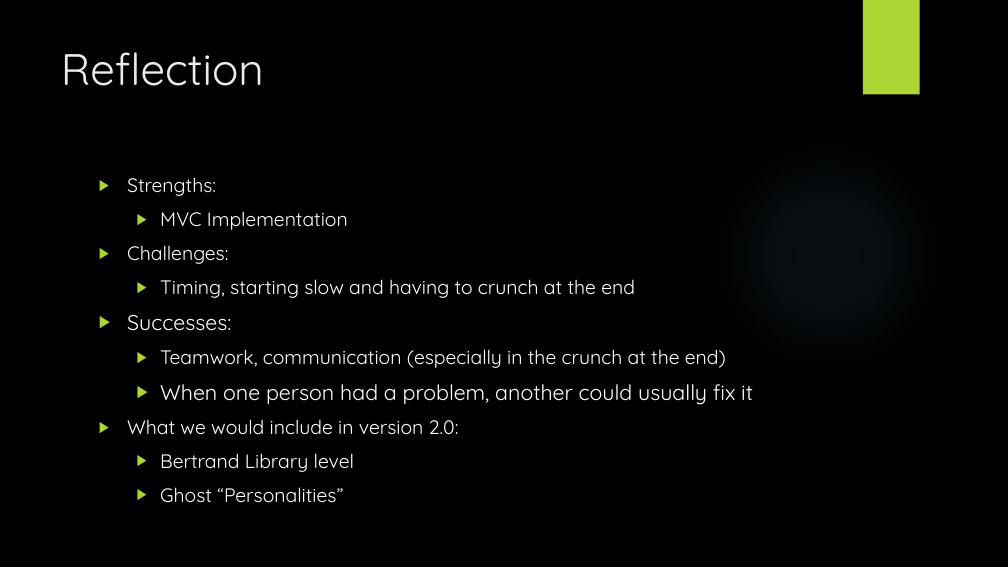
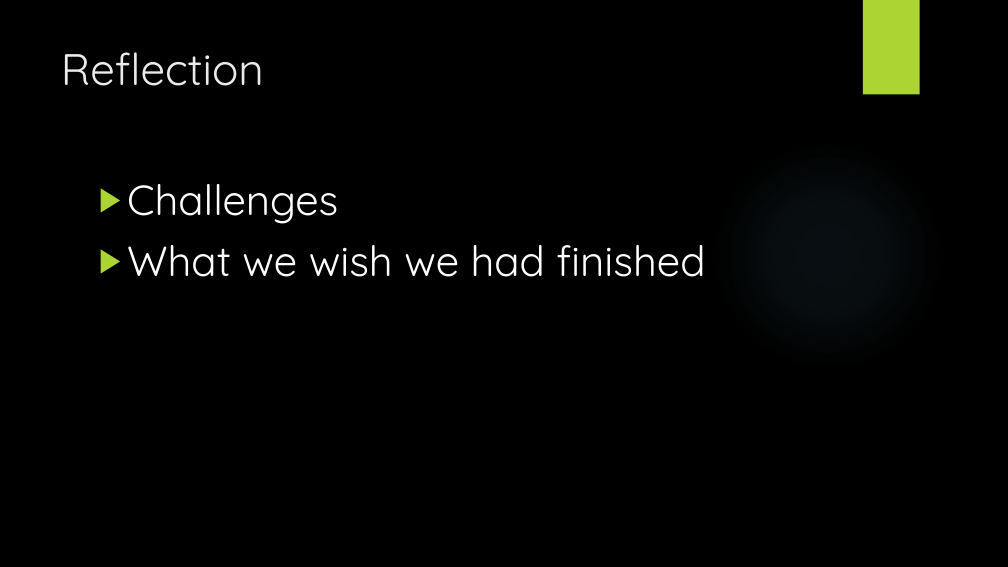
Before and after one commit to JingyiYan/Buck-Man, a slide deck: slide 6 of docs/presentation.pptx. Drawn at 1008x567 pixels with LibreOffice and Linux fonts; fonts in the diff are those of the drawing; background and template pictures are left out. Boxes give left, top, right and bottom in pixels: in the first picture for what was removed or moved away, otherwise in the second. Text is boxed around its words. In the diff, an @@ line names an element or a change of style, - is before the commit and + after.

```diff
--- a/docs/presentation.pptx
+++ b/docs/presentation.pptx
@@ text at box(127, 184, 705, 277): text changed; size 18.5 to 40 pt @@
-▶ Strengths:
-  ▶ MVC Implementation
-▶ Challenges:
-  ▶ Timing, starting slow and having to crunch at the end
-▶ Successes:
-  ▶ Teamwork, communication (especially in the crunch at the end)
-  ▶ When one person had a problem, another could usually fix it
-▶ What we would include in version 2.0:
-  ▶ Bertrand Library level
-  ▶ Ghost “Personalities”
+▶ Challenges
+▶ What we wish we had finished
```
Also in this commit, not shown: 1 other slide changed, 1 slide added, 1 slide removed, 13 other files.
